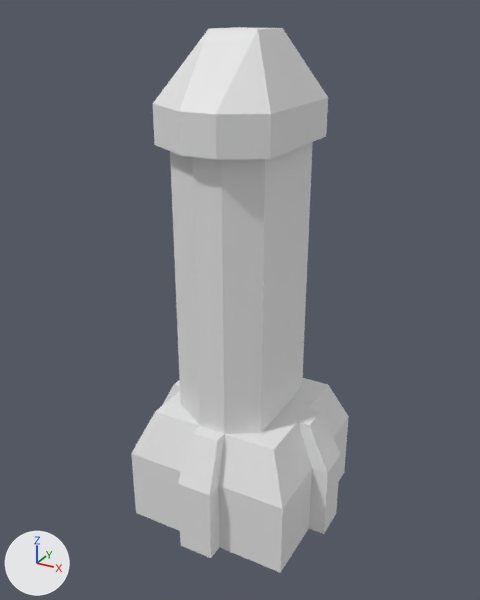
What one commit did to the Blender file Getaway Taxi/Assets/Prefabs/World/Buildiings/New_Building.blend.
Before and after are seen from a 50 mm camera at (16.5, -30.6, 28.9) aimed at (-0.2, -0.2, 13.7). Lighting does not change. The marker at lower left points along +X, +Y and +Z.
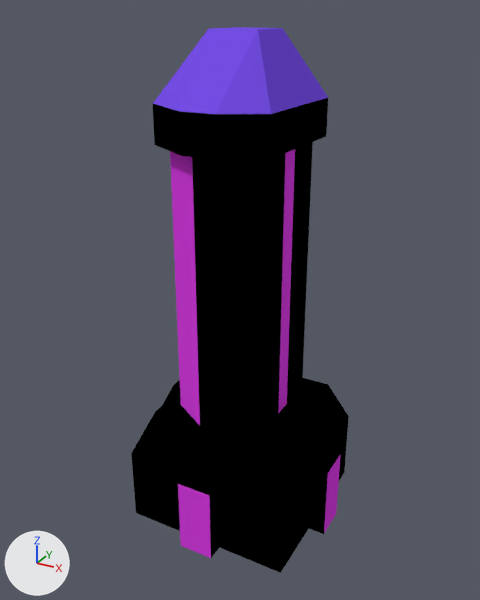
Boxes (x1, y1, x2, y2) around the edits, measured in the pictures (480 x 600 px):
part 1 of me_plane, recoloured (grey to black): (131, 98, 349, 573) in both
part 2 of me_plane, recoloured (grey to pink): (170, 149, 295, 425) in both
part 3 of me_plane, recoloured (grey to pink): (178, 454, 341, 558) in both
part 4 of me_plane, recoloured (white to purple): (153, 27, 328, 114) in both

Patch to the scene script:
```diff
--- a/Getaway Taxi/Assets/Prefabs/World/Buildiings/New_Building.blend.py
+++ b/Getaway Taxi/Assets/Prefabs/World/Buildiings/New_Building.blend.py
@@ mat_material_002 @@
+mat_material_002 = diffuse_material('Material.002')
+mat_material_002.base_color = (0.185, 0.0775, 0.8)  # purple #774fe7
@@ mat_material @@
+mat_material = diffuse_material('Material')
+mat_material.base_color = (0.0, 0.0, 0.0)  # black #000000
@@ mat_material_001 @@
+mat_material_001 = diffuse_material('Material.001')
+mat_material_001.base_color = (0.717, 0.0497, 0.8)  # pink #dc3fe7
@@ me_plane @@
 me_plane.from_pydata(...)  # 136 vertices, 127 faces; spans x -6.0..6.0, y -6.0..6.0, z 0.0..28.0
 # used by ob_plane; location = (0.0, 0.0, 0.0)
+# me_plane part 1: 100 of the faces centred in x -5.5..5.5, y -5.5..5.5, z 2.3..24.6 switch from no material to mat_material (black #000000)
+# me_plane part 2: 6 of the faces centred in x -1.9..2.6, y -3.2..3.2, z 12.0..19.7 switch from no material to mat_material_001 (pink #dc3fe7)
+# me_plane part 3: 2 of the faces centred in x 0.0..6.0, y -6.0..0.0, z 2.3 switch from no material to mat_material_001 (pink #dc3fe7)
+# me_plane part 4: all 17 faces centred in x -2.8..2.5, y -3.5..3.5, z 25.7..28.0 switch from no material to mat_material_002 (purple #774fe7)
```
